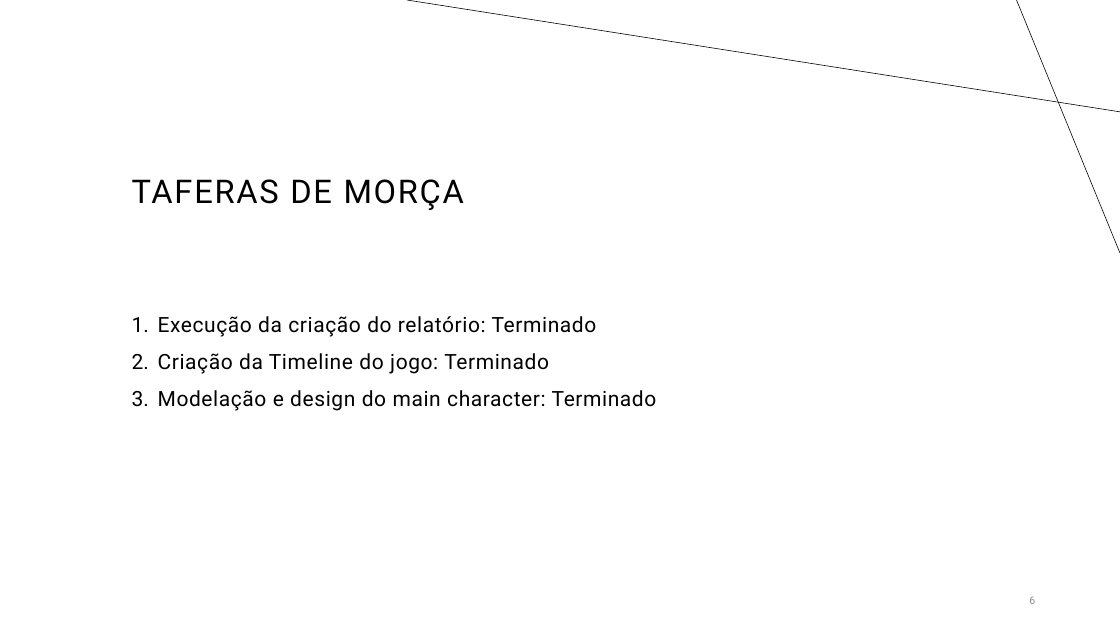
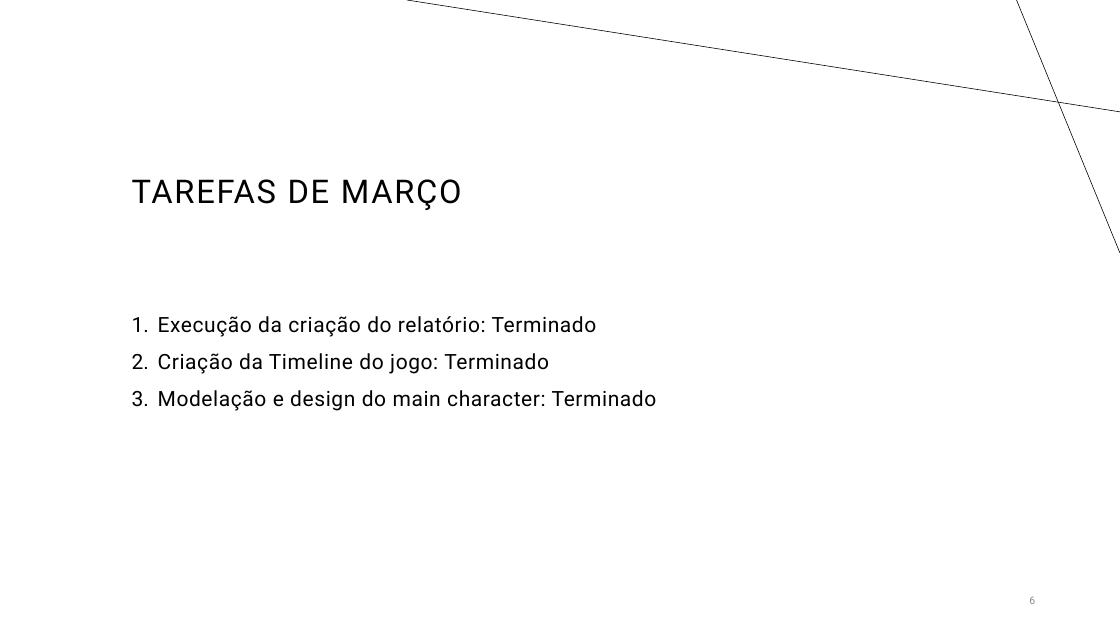
Before and after one commit to Casquinha2/Jogo-Misterioso, a slide deck: slide 6 of Outros/Balanço do projeto.pptx. Drawn at 1120x630 pixels with LibreOffice and Linux fonts; fonts in the diff are those of the drawing. Boxes give left, top, right and bottom in pixels: in the first picture for what was removed or moved away, otherwise in the second. Text is boxed around its words. In the diff, an @@ line names an element or a change of style, - is before the commit and + after.

Commit message:
correcao

```diff
--- a/Outros/Balanço do projeto.pptx
+++ b/Outros/Balanço do projeto.pptx
@@ title at <box>132,179,462,210</box>: text changed @@
-TAFERAS DE MORÇA
+TAREFAS DE MARÇO
```
